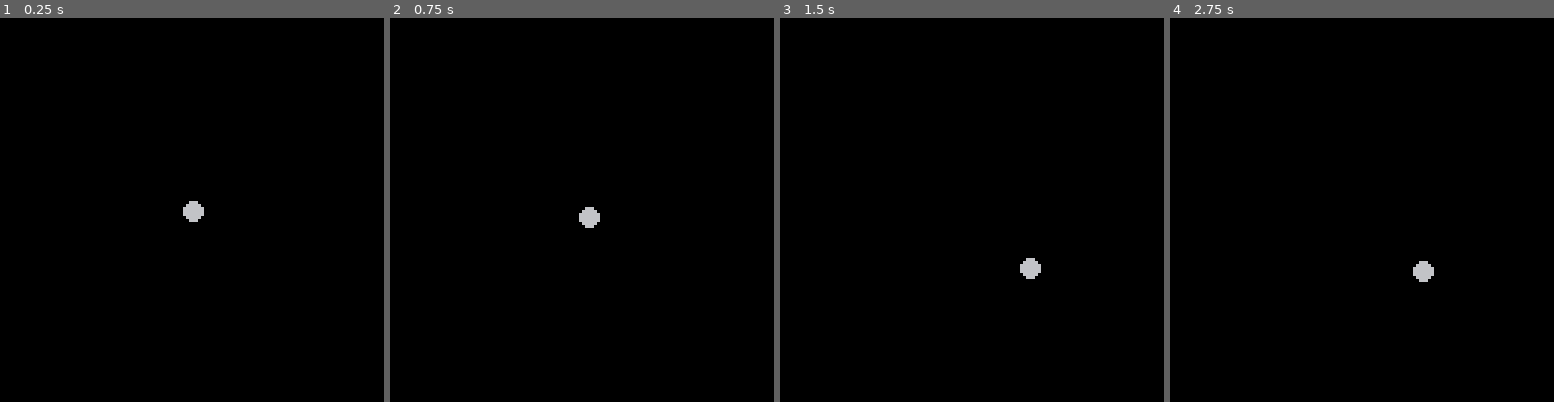
Above: before the commit, frames 1-4 (left to right).
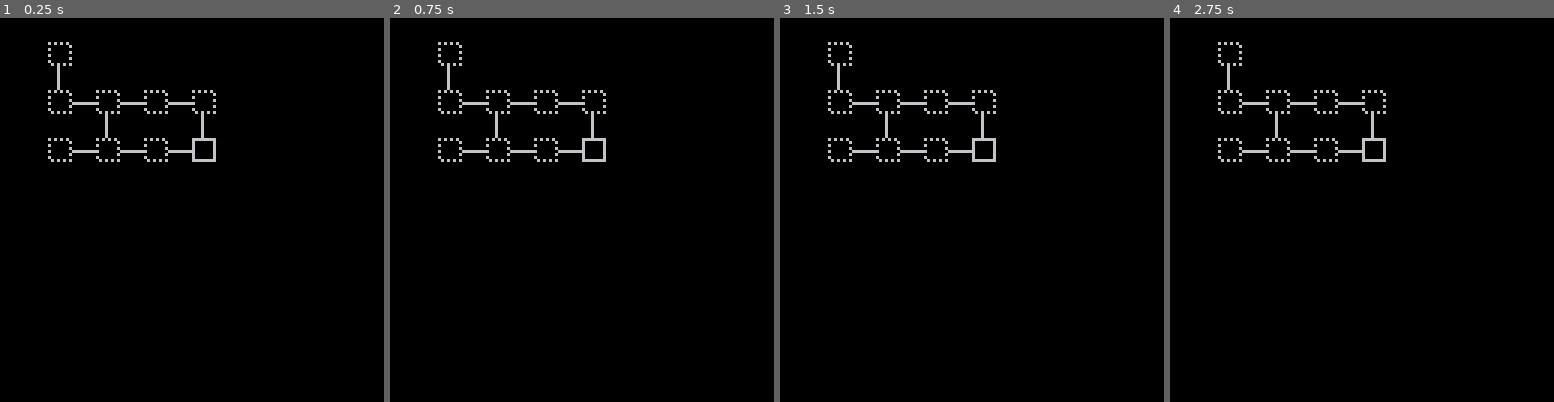
Above: after the commit, the same moments.

Repository: wesen/carts
Game: PICO-8 cartridge pico-go.p8
Two runs of this game, one before a commit and one after it. Both use one fixed random seed, a clock stepped at 60 frames per second and the inputs below.
Inputs:
- Up to frame 1 (0.25 s): no input
- Up to frame 2 (0.75 s): no input
- Up to frame 3 (1.5 s): no input
- Up to frame 4 (2.75 s): no input

The runs differ from the first frame. In frame 1, 1.5% of the frame differs, in the area x 12-57%, y 6-54%; in frame 2, 1.5%; in frame 3, 1.5%; in frame 4, 1.5%.

Commit message:
Add graph loading and drawing

Diff:
--- a/pico-go.p8
+++ b/pico-go.p8
@@ -126,14 +126,69 @@
  end)
 end
 -->8
+-- classes
+function v_idx(x,y)
+ return y*16+x
+end
+
+function idx_v(v)
+ return {v%16,flr(v/16)}
+end
+
+class_node=class(function(self,x,y)
+ self.x=x
+ self.y=y
+end)
+
+class_board=class(function(self)
+ self.nodes={}
+ self.enemies={}
+ self.hlinks={}
+ self.vlinks={}
+ for x=0,15 do
+  for y=0,15 do
+   local m=mget(x,y)
+   local f=fget(m)
+   printh(tostr(x)..","..tostr(y).." "..tostr(m).." f "..tostr(f))
+   local v=v_idx(x,y)
+   if band(f,1)==1 then
+    -- node
+    local n=class_node.init(x,y)
+    self.nodes[v]=n
+    if (band(f,2)==2) self.goal=n
+   elseif m==2 then
+    self.hlinks[v]=true
+   elseif m==3 then
+    self.vlinks[v]=true
+   end
+  end
+ end
+end)
+
+function class_board:draw()
+ for v,n in pairs(self.nodes) do
+  if self.goal==n then
+   spr(4,n.x*8,n.y*8)
+  else
+   spr(1,n.x*8,n.y*8)
+  end
+ end
+ for v,n in pairs(self.hlinks) do
+  local pos=idx_v(v)
+  spr(2,pos[1]*8,pos[2]*8)
+ end
+ for v,n in pairs(self.vlinks) do
+  local pos=idx_v(v)
+  spr(3,pos[1]*8,pos[2]*8)
+ end
+end
+
+-->8
 -- main functions
 
-circles=objs.init("circles")
+board=class_board.init()
 
 function _init()
- local c=circle.init(64,64,3)
- circles:add(c)
- move_to(c,c.x+20,c.y+20,2,inoutexpo)
 end
 
 function _update()
@@ -142,16 +197,41 @@
 
 function _draw()
  cls()
- circles:draw()
+ board:draw()
 end
 -->8
--- classes
-circle=class(function(self,x,y,r)
- self.x=x
- self.y=y
- self.r=r
-end)
-
-function circle:draw()
- circfill(self.x,self.y,self.r)
-end
+-- todo
+
+--[[
+x helper methods
+x board graph
+x draw graph
+- draw graph animations
+- player movement
+- sprites
+- player arrows
+- goal node
+- win condition
+- start screen
+- end screen
+- enemies
+]]
+__gfx__
+00000000606060600000000000060000666666660000000000000000000000000000000000000000000000000000000000000000000000000000000000000000
+00000000000000060000000000060000600000060000000000000000000000000000000000000000000000000000000000000000000000000000000000000000
+00700700600000000000000000060000600000060000000000000000000000000000000000000000000000000000000000000000000000000000000000000000
+00077000000000060000000000060000600000060000000000000000000000000000000000000000000000000000000000000000000000000000000000000000
+00077000600000006666666600060000600000060000000000000000000000000000000000000000000000000000000000000000000000000000000000000000
+00700700000000060000000000060000600000060000000000000000000000000000000000000000000000000000000000000000000000000000000000000000
+00000000600000000000000000060000600000060000000000000000000000000000000000000000000000000000000000000000000000000000000000000000
+00000000060606060000000000060000666666660000000000000000000000000000000000000000000000000000000000000000000000000000000000000000
+__gff__
+0001000003000000000000000000000000000000000000000000000000000000000000000000000000000000000000000000000000000000000000000000000000000000000000000000000000000000000000000000000000000000000000000000000000000000000000000000000000000000000000000000000000000000
+0000000000000000000000000000000000000000000000000000000000000000000000000000000000000000000000000000000000000000000000000000000000000000000000000000000000000000000000000000000000000000000000000000000000000000000000000000000000000000000000000000000000000000
+__map__
+0000000000000000000000000000000000000000000000000000000000000000000000000000000000000000000000000000000000000000000000000000000000000000000000000000000000000000000000000000000000000000000000000000000000000000000000000000000000000000000000000000000000000000
+0000010000000000000000000000000000000000000000000000000000000000000000000000000000000000000000000000000000000000000000000000000000000000000000000000000000000000000000000000000000000000000000000000000000000000000000000000000000000000000000000000000000000000
+0000030000000000000000000000000000000000000000000000000000000000000000000000000000000000000000000000000000000000000000000000000000000000000000000000000000000000000000000000000000000000000000000000000000000000000000000000000000000000000000000000000000000000
+0000010201020102010000000000000000000000000000000000000000000000000000000000000000000000000000000000000000000000000000000000000000000000000000000000000000000000000000000000000000000000000000000000000000000000000000000000000000000000000000000000000000000000
+0000000003000000030000000000000000000000000000000000000000000000000000000000000000000000000000000000000000000000000000000000000000000000000000000000000000000000000000000000000000000000000000000000000000000000000000000000000000000000000000000000000000000000
+0000010201020102040000000000000000000000000000000000000000000000000000000000000000000000000000000000000000000000000000000000000000000000000000000000000000000000000000000000000000000000000000000000000000000000000000000000000000000000000000000000000000000000
